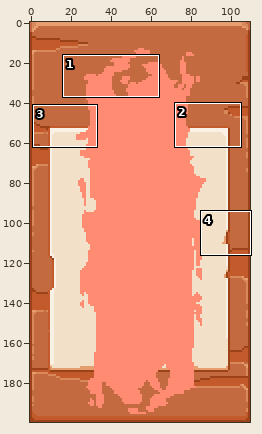
File history of a sprite sheet, res/UI/CharacterSelect/Slot03.png. Above, an overview of the earlier version with the close-up marked.
Close-up. First the earlier version:
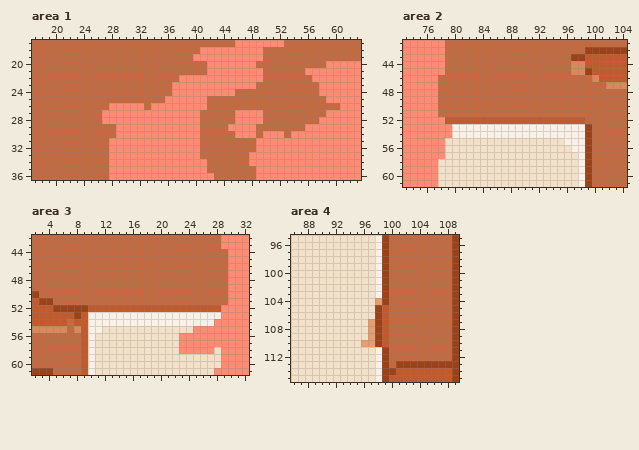
The file is 110x200 pixels. Shown: area 1: x 17..63, y 17..36; area 2: x 73..104, y 41..61; area 3: x 2..32, y 42..61; area 4: x 86..109, y 95..115. The commit also changed other parts of the picture, which this record leaves out.
After:
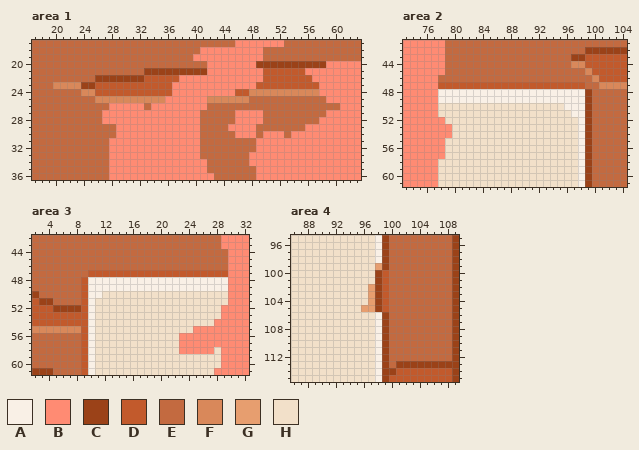
Palette (. is transparent): A #f9f0e6  B #ff8b73  C #9b4218  D #c25a2c  E #c36a40  F #d9885a  G #e79e6f  H #f2e0c9
Difference:
--- area 1
@@ x 17..63 @@
 19 EEEEEEEEEEEEEEEEEEEEEEEBBBBBBBBBBEEEEEEEEEEEEEE
-20 EEEEEEEEEEEEEEEEEEEEEEEEEBBBBBBBEEEEEEEEEEBBBBB
-21 EEEEEEEEEEEEEEEEEEEEEEEEEBBBBBBBBEEEEEEBBBBBBBB
-22 EEEEEEEEEEEEEEEEEEEEEBBBBBBBBBBBBEEEEEEEBBBBBBB
-23 EEEEEEEEEEEEEEEEEEEEBBBBBBBBBBBBEEEEEEEEEBBBBBB
-24 EEEEEEEEEEEEEEEEEEEEBBBBBBBBBEEEEEEEEEEEEBBBBBB
-25 EEEEEEEEEEEEEEEEEEEBBBBBBEEEEEEEEEEEEEEEEEBBBBB
+20 EEEEEEEEEEEEEEEEEEEEEEEEEBBBBBBBCCCCCCCCCCBBBBB
+21 EEEEEEEEEEEEEEEECCCCCCCCCBBBBBBBBDDDDDDBBBBBBBB
+22 EEEEEEEEECCCCCCCDDDDDBBBBBBBBBBBBDDDDDDDBBBBBBB
+23 EEEFFFFCCDDDDDDDDDDDBBBBBBBBBBBBDDDDDDDDDBBBBBB
+24 EEEEEEEFFDDDDDDDDDDDBBBBBBBBBDDFFFFFFFFFFBBBBBB
+25 EEEEEEEEEFFFFFFFFFFBBBBBBFFFFFFEEEEEEEEEEEBBBBB
 26 EEEEEEEEEEEBBBBBEBBBBBBBBEEEEEEEEEEEEEEEEEEEBBB
--- area 2
@@ x 73..104 @@
 44 BBBBBBEEEEEEEEEEEEEEEEEEFFDDDDDD
-45 BBBBBBEEEEEEEEEEEEEEEEEEFFCDDDDD
+45 BBBBBBEEEEEEEEEEEEEEEEEEEEFDDDDD
 46 BBBBBEEEEEEEEEEEEEEEEEEEEEEFDDDD
-47 BBBBBEEEEEEEEEEEEEEEEEEEEEEEEFFF
-48 BBBBBEEEEEEEEEEEEEEEEEEEEEEEEEEE
-49 BBBBBEEEEEEEEEEEEEEEEEEEEEEEEEEE
-50 BBBBBEEEEEEEEEEEEEEEEEEEEEEEEEEE
-51 BBBBBEEEEEEEEEEEEEEEEEEEEEEEEEEE
-52 BBBBBBDDDDDDDDDDDDDDDDDDDDEEEEEE
-53 BBBBBBBAAAAAAAAAAAAAAAAAAACEEEEE
-54 BBBBBBBAAAAAAAAAAAAAAAAAAACEEEEE
-55 BBBBBBHHHHHHHHHHHHHHHHHAAACEEEEE
-56 BBBBBBHHHHHHHHHHHHHHHHHHAACEEEEE
+47 BBBBBDDDDDDDDDDDDDDDDDDDDDEEFFFF
+48 BBBBBAAAAAAAAAAAAAAAAAAAAACEEEEE
+49 BBBBBAAAAAAAAAAAAAAAAAAAAACEEEEE
+50 BBBBBHHHHHHHHHHHHHHHHHHAAACEEEEE
+51 BBBBBHHHHHHHHHHHHHHHHHHHAACEEEEE
+52 BBBBBBHHHHHHHHHHHHHHHHHHHACEEEEE
+53 BBBBBBBHHHHHHHHHHHHHHHHHHACEEEEE
+54 BBBBBBBHHHHHHHHHHHHHHHHHHACEEEEE
+55 BBBBBBHHHHHHHHHHHHHHHHHHHACEEEEE
+56 BBBBBBHHHHHHHHHHHHHHHHHHHACEEEEE
 57 BBBBBBHHHHHHHHHHHHHHHHHHHACEEEEE
--- area 3
@@ x 2..32 @@
 46 EEEEEEEEEEEEEEEEEEEEEEEEEEEEBBB
-47 EEEEEEEEEEEEEEEEEEEEEEEEEEEEBBB
-48 EEEEEEEEEEEEEEEEEEEEEEEEEEEEBBB
-49 EEEEEEEEEEEEEEEEEEEEEEEEEEEEBBB
-50 CEEEEEEEEEEEEEEEEEEEEEEEEEEEBBB
-51 DCCEEEEEEEEEEEEEEEEEEEEEEEEEBBB
-52 DDDCCCCCDDDDDDDDDDDDDDDDDDDBBBB
-53 DDDDDDCDAAAAAAAAAAAAAAAAAAABBBB
-54 DDDDDEDDAAAAAAAAAAAAAAAAAABBBBB
-55 FFFFFEFDAAHHHHHHHHHHHHHBBBBBBBB
+47 EEEEEEEEDDDDDDDDDDDDDDDDDDDDBBB
+48 EEEEEEEDAAAAAAAAAAAAAAAAAAAABBB
+49 EEEEEEEDAAAAAAAAAAAAAAAAAAAABBB
+50 CEEEEEEDAAHHHHHHHHHHHHHHHHHHBBB
+51 DCCEEEEDAHHHHHHHHHHHHHHHHHHHBBB
+52 DDDCCCCDAHHHHHHHHHHHHHHHHHHBBBB
+53 DDDDDDDDAHHHHHHHHHHHHHHHHHHBBBB
+54 DDDDDDDDAHHHHHHHHHHHHHHHHHBBBBB
+55 FFFFFFFDAHHHHHHHHHHHHHHBBBBBBBB
 56 EEEEEEEDAHHHHHHHHHHHHBBBBBBBBBB
--- area 4
@@ x 94..101 @@
  98 HHHHACEE
- 99 HHHHACEE
-100 HHHHACEE
-101 HHHHACEE
-102 HHHHACEE
-103 HHHHACEE
-104 HHHHGCEE
-105 HHHHCDEE
-106 HHHHCDEE
-107 HHHGCDEE
-108 HHHGCDEE
-109 HHHGCDEE
-110 HHGGCDEE
+ 99 HHHHGCEE
+100 HHHHCDEE
+101 HHHHCDEE
+102 HHHGCDEE
+103 HHHGCDEE
+104 HHHGCDEE
+105 HHGGCDEE
+106 HHHHACEE
+107 HHHHACEE
+108 HHHHACEE
+109 HHHHACEE
+110 HHHHACEE
 111 HHHHACEE
Boxes around the changes in both close-ups, in picture pixels (x1, y1, x2, y2):
changed: (53, 61, 326, 103)
changed: (438, 68, 606, 152)
changed: (67, 270, 228, 333)
changed: (361, 263, 389, 347)
